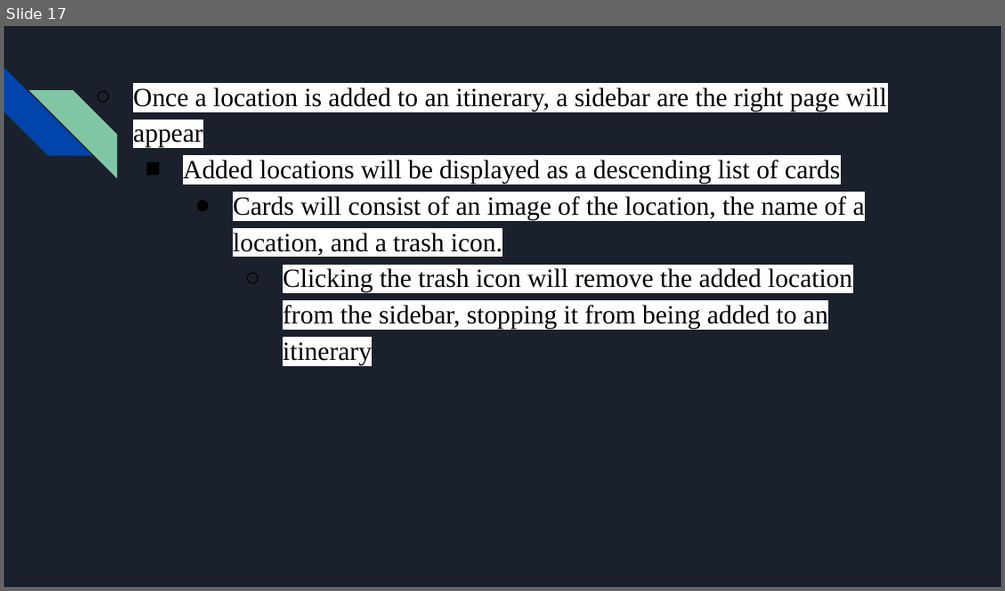
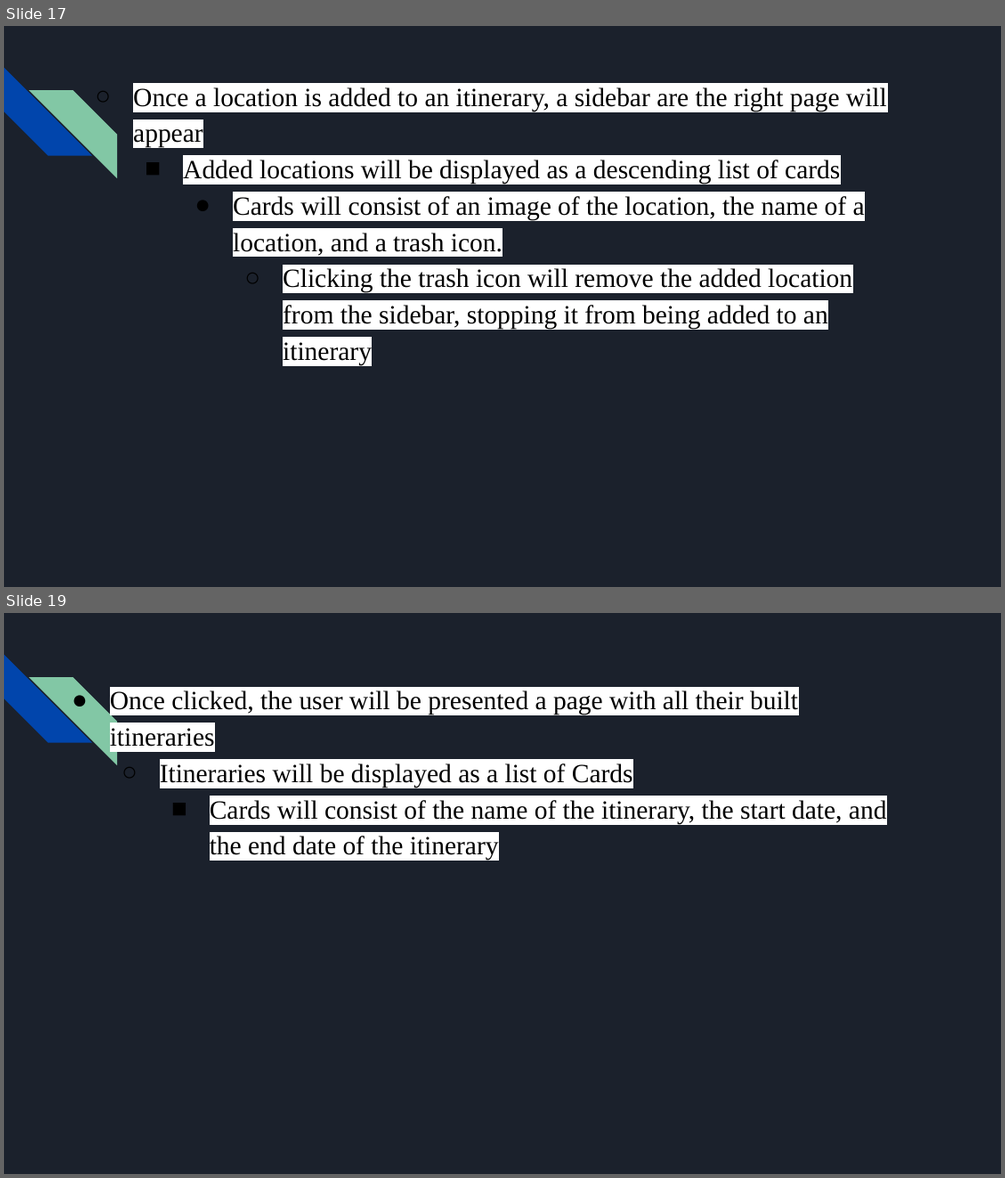
Before and after one commit to DustinWZook/Atlas-Itinerary, a slide deck: Documents/CSCI 4805 Project Requirements.pptx. Shown one above the other, each under a label of ours: slide 17 before the commit, slides 17 and 19 after it; the slides between them are not shown. The pictures are 1005x591 and 1005x1178 pixels, drawn with LibreOffice and Linux fonts; fonts in the diff are those of the drawing. Boxes give left, top, right and bottom in pixels: in the first picture for what was removed or moved away, otherwise in the second. Text is boxed around its words. In the diff, an @@ line names an element or a change of style, - is before the commit and + after.

```diff
--- a/Documents/CSCI 4805 Project Requirements.pptx
+++ b/Documents/CSCI 4805 Project Requirements.pptx
@@ slide 19 added at (4,613,1001,1174), background #1B212C; not listed: 2 template elements that a slide beside it also shows @@
@@ text added at (110,690,887,860), 19 pt, text #000000 @@
+● Once clicked, the user will be presented a page with all their built itineraries
+  ○ Itineraries will be displayed as a list of Cards
+    ■ Cards will consist of the name of the itinerary, the start date, and the end date of the itinerary
```
Also in this commit, not shown: 6 other slides added, 4 slides removed.
